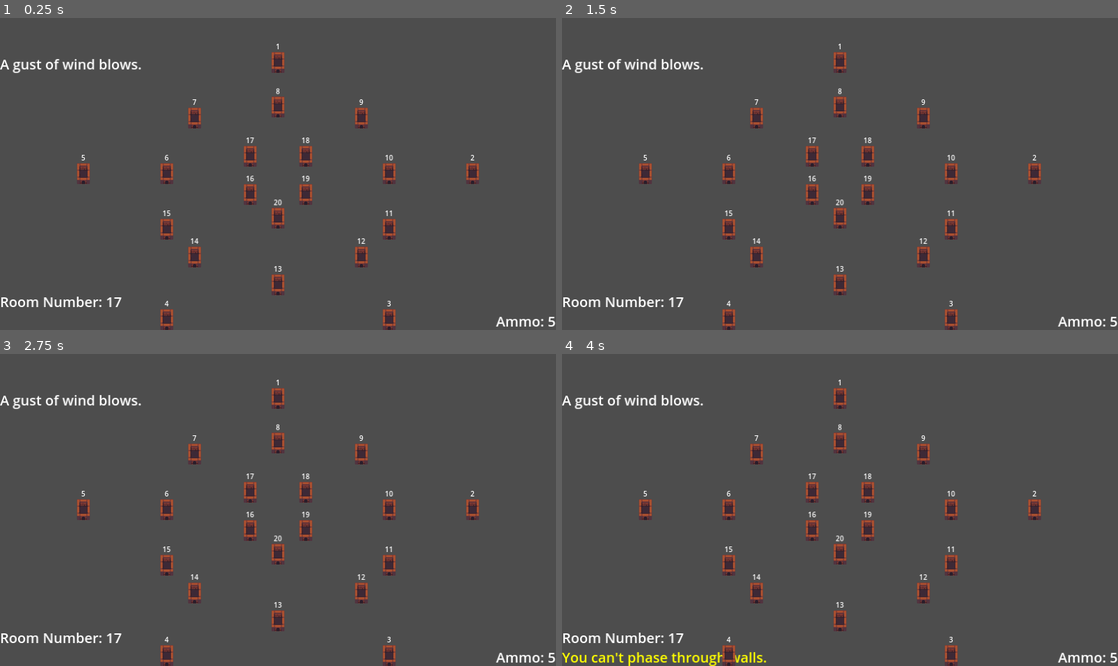
Above: before the commit, frames 1-4 (two rows, left to right).
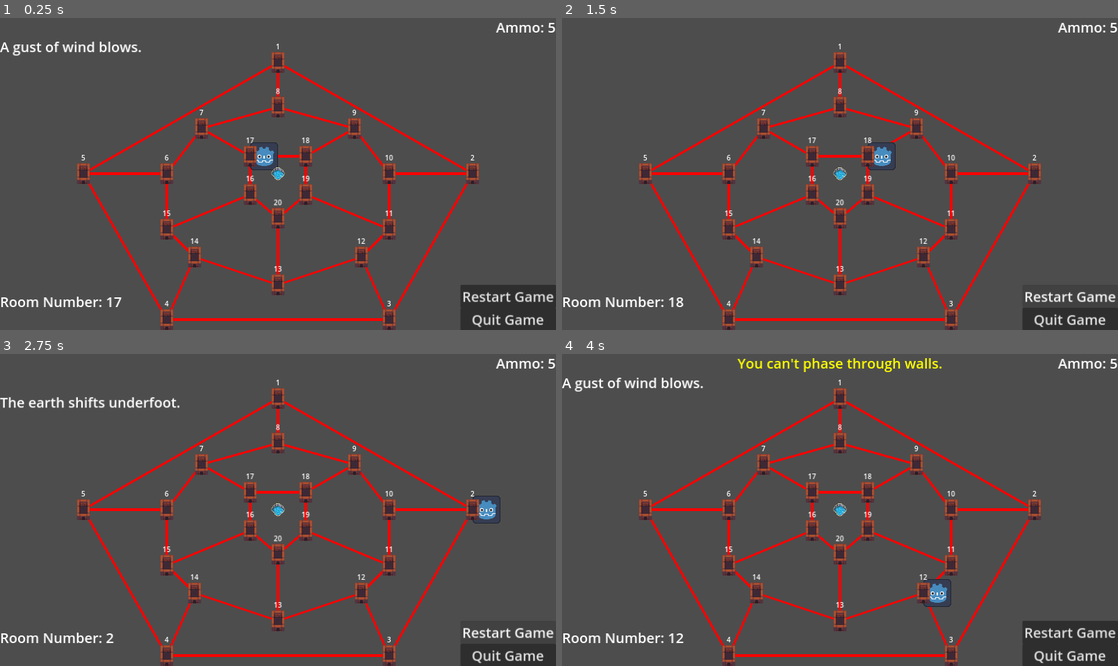
Above: after the commit, the same moments.

Repository: Jayb333/hunt_the_wumpus
Game: Godot game, scene res://scenes/main.tscn
Two runs of this game, one before a commit and one after it. Both use one fixed random seed, a clock stepped at 60 frames per second and the inputs below. Before the commit the project starts from res://node_2d.tscn.
Inputs (mouse positions are in pixels of both pictures, inside the frame that each line leads up to):
- Up to frame 1 (0.25 s): no input
- Up to frame 2 (1.5 s): click (1067, 295) at 0.5 s, where only the run after the commit has a clickable "Restart Game"; click (1067, 295) at 1.25 s, where only the run after the commit has a clickable "Restart Game"
- Up to frame 3 (2.75 s): click (505, 631) at 2 s, where only the run after the commit has a clickable "Restart Game"
- Up to frame 4 (4 s): tap Enter at 2.75 s; drag from (840, 397) to (1034, 510) at 2.77 s; tap Space at 3.5 s; drag from (1034, 510) to (840, 397) at 3.52 s

The runs differ from the first frame. In frame 1, 6.7% of the frame differs, in the area x 0-100%, y 1-100%; in frame 2, 5.5%; in frame 3, 5.8%; in frame 4, 7.8%.

Commit message:
June18
Implemented most gameplay features. Working on UI

Diff:
--- a/node_2d.tscn
+++ /dev/null
@@ -1,90 +0,0 @@
-[gd_scene load_steps=4 format=3 uid="uid://dn30f6csb8dwc"]
-
-[ext_resource type="Script" path="res://signal_manager.gd" id="1_wdrdv"]
-[ext_resource type="Script" path="res://gui.gd" id="2_kjgf2"]
-[ext_resource type="PackedScene" uid="uid://c8pbu6u2xofno" path="res://default_cave.tscn" id="3_0q4u0"]
-
-[node name="Main" type="Node2D"]
-script = ExtResource("1_wdrdv")
-
-[node name="GUI" type="Node2D" parent="."]
-script = ExtResource("2_kjgf2")
-
-[node name="NoThreatsLabel" type="Label" parent="GUI"]
-visible = false
-offset_left = -640.0
-offset_top = -360.0
-offset_right = 640.0
-offset_bottom = -315.0
-theme_override_font_sizes/font_size = 32
-text = "Hello threats!"
-
-[node name="WumpusThreatLabel" type="Label" parent="GUI"]
-offset_left = -640.0
-offset_top = -320.0
-offset_right = 640.0
-offset_bottom = -275.0
-theme_override_font_sizes/font_size = 32
-text = "Hello threats!"
-
-[node name="PitfallThreatLabel" type="Label" parent="GUI"]
-offset_left = -640.0
-offset_top = -275.0
-offset_right = 640.0
-offset_bottom = -230.0
-theme_override_font_sizes/font_size = 32
-text = "Hello threats!"
-
-[node name="SinkholeThreatLabel" type="Label" parent="GUI"]
-offset_left = -640.0
-offset_top = -230.0
-offset_right = 640.0
-offset_bottom = -185.0
-theme_override_font_sizes/font_size = 32
-text = "Hello threats!"
-
-[node name="RoomNumberLabel" type="Label" parent="GUI"]
-anchors_preset = 15
-anchor_right = 1.0
-anchor_bottom = 1.0
-offset_left = -640.0
-offset_top = 272.0
-offset_bottom = 317.0
-grow_horizontal = 2
-grow_vertical = 2
-theme_override_font_sizes/font_size = 32
-text = "Room No: X"
-vertical_alignment = 1
-
-[node name="IllegalActionLabel" type="Label" parent="GUI"]
-anchors_preset = 15
-anchor_right = 1.0
-anchor_bottom = 1.0
-offset_left = -640.0
-offset_top = 317.0
-offset_bottom = 362.0
-grow_horizontal = 2
-grow_vertical = 2
-theme_override_colors/font_color = Color(1, 1, 0, 1)
-theme_override_font_sizes/font_size = 32
-text = "Illegal Move"
-vertical_alignment = 1
-
-[node name="AmmoLabel" type="Label" parent="GUI"]
-anchors_preset = 15
-anchor_right = 1.0
-anchor_bottom = 1.0
-offset_top = 317.0
-offset_right = 640.0
-offset_bottom = 362.0
-grow_horizontal = 2
-grow_vertical = 2
-theme_override_font_sizes/font_size = 32
-text = "Ammo: X"
-horizontal_alignment = 2
-vertical_alignment = 1
-
-[node name="Camera2D" type="Camera2D" parent="."]
-
-[node name="GameManager" parent="." instance=ExtResource("3_0q4u0")]
-ricochet = 5
--- a/project.godot
+++ b/project.godot
@@ -11,19 +11,19 @@
 [application]
 
 config/name="Wumpus"
-run/main_scene="res://node_2d.tscn"
+run/main_scene="res://scenes/main.tscn"
 config/features=PackedStringArray("4.2", "Forward Plus")
-config/icon="res://icon.svg"
-
-[autoload]
-
-SignalManager="*res://signal_manager.gd"
+config/icon="res://sprites/player.svg"
 
 [display]
 
 window/size/viewport_width=1280
 window/size/viewport_height=720
 window/stretch/mode="canvas_items"
+
+[editor_plugins]
+
+enabled=PackedStringArray()
 
 [input]
 
--- a/default_cave.tscn
+++ b/scenes/default_cave.tscn
@@ -1,11 +1,8 @@
-[gd_scene load_steps=3 format=3 uid="uid://c8pbu6u2xofno"]
+[gd_scene load_steps=2 format=3 uid="uid://c8pbu6u2xofno"]
 
-[ext_resource type="Script" path="res://game_manager.gd" id="1_y0ma4"]
-[ext_resource type="PackedScene" uid="uid://cgnhksqp8gbgi" path="res://room_manager.tscn" id="2_cmrnn"]
+[ext_resource type="PackedScene" uid="uid://cgnhksqp8gbgi" path="res://scenes/room_manager.tscn" id="2_cmrnn"]
 
 [node name="DefaultCave" type="Node2D"]
-script = ExtResource("1_y0ma4")
-starting_ammo = 5
 
 [node name="RoomNumber" parent="." instance=ExtResource("2_cmrnn")]
 position = Vector2(0, -256)
@@ -32,7 +29,7 @@
 room_number = 6
 
 [node name="RoomNumber7" parent="." instance=ExtResource("2_cmrnn")]
-position = Vector2(-192, -128)
+position = Vector2(-176, -104)
 room_number = 7
 
 [node name="RoomNumber8" parent="." instance=ExtResource("2_cmrnn")]
@@ -40,7 +37,7 @@
 room_number = 8
 
 [node name="RoomNumber9" parent="." instance=ExtResource("2_cmrnn")]
-position = Vector2(192, -128)
+position = Vector2(176, -104)
 room_number = 9
 
 [node name="RoomNumber10" parent="." instance=ExtResource("2_cmrnn")]
--- /dev/null
+++ b/scenes/draw_manager.tscn
@@ -0,0 +1,17 @@
+[gd_scene load_steps=4 format=3 uid="uid://chot8jelglrsv"]
+
+[ext_resource type="Script" path="res://scripts/draw_manager.gd" id="1_3q2pe"]
+[ext_resource type="Texture2D" uid="uid://ddlf8wqfi0f3g" path="res://sprites/player.svg" id="2_dhefx"]
+[ext_resource type="Texture2D" uid="uid://bjqusu1rpgq3f" path="res://sprites/sinkhole_placeholder.png" id="3_umf08"]
+
+[node name="DrawManager" type="Node2D"]
+script = ExtResource("1_3q2pe")
+
+[node name="PlayerSprite" type="Sprite2D" parent="."]
+scale = Vector2(0.5, 0.5)
+texture = ExtResource("2_dhefx")
+offset = Vector2(64, 0)
+
+[node name="BulletSprite" type="Sprite2D" parent="."]
+z_index = 1
+texture = ExtResource("3_umf08")
--- /dev/null
+++ b/scenes/gui.tscn
@@ -0,0 +1,124 @@
+[gd_scene load_steps=2 format=3 uid="uid://dx1n4uo8iljmy"]
+
+[ext_resource type="Script" path="res://scripts/gui.gd" id="1_gm7dr"]
+
+[node name="GUI" type="Control"]
+layout_mode = 3
+anchors_preset = 0
+script = ExtResource("1_gm7dr")
+
+[node name="NoThreatsLabel" type="Label" parent="."]
+visible = false
+offset_left = -640.0
+offset_top = -360.0
+offset_right = 640.0
+offset_bottom = -315.0
+theme_override_font_sizes/font_size = 32
+text = "Hello threats!"
+
+[node name="WumpusThreatLabel" type="Label" parent="."]
+offset_left = -640.0
+offset_top = -360.0
+offset_right = 640.0
+offset_bottom = -315.0
+theme_override_font_sizes/font_size = 32
+text = "Hello threats!"
+
+[node name="PitfallThreatLabel" type="Label" parent="."]
+offset_left = -640.0
+offset_top = -315.0
+offset_right = 640.0
+offset_bottom = -270.0
+theme_override_font_sizes/font_size = 32
+text = "Hello threats!"
+
+[node name="SinkholeThreatLabel" type="Label" parent="."]
+offset_left = -640.0
+offset_top = -270.0
+offset_right = 640.0
+offset_bottom = -225.0
+theme_override_font_sizes/font_size = 32
+text = "Hello threats!"
+
+[node name="RoomNumberLabel" type="Label" parent="."]
+layout_mode = 1
+anchors_preset = 15
+anchor_right = 1.0
+anchor_bottom = 1.0
+offset_left = -640.0
+offset_top = 272.0
+offset_bottom = 317.0
+grow_horizontal = 2
+grow_vertical = 2
+theme_override_font_sizes/font_size = 32
+text = "Room No: X"
+vertical_alignment = 1
+
+[node name="IllegalActionLabel" type="Label" parent="."]
+layout_mode = 1
+anchors_preset = 8
+anchor_left = 0.5
+anchor_top = 0.5
+anchor_right = 0.5
+anchor_bottom = 0.5
+offset_left = -320.0
+offset_top = -360.0
+offset_right = 320.0
+offset_bottom = -315.0
+grow_horizontal = 2
+grow_vertical = 2
+theme_override_colors/font_color = Color(1, 1, 0, 1)
+theme_override_font_sizes/font_size = 32
+text = "Illegal Move"
+horizontal_alignment = 1
+vertical_alignment = 1
+
+[node name="AmmoLabel" type="Label" parent="."]
+layout_mode = 1
+anchors_preset = 1
+anchor_left = 1.0
+anchor_right = 1.0
+offset_left = 500.0
+offset_top = -360.0
+offset_right = 640.0
+offset_bottom = -315.0
+grow_horizontal = 0
+theme_override_font_sizes/font_size = 32
+text = "Ammo: X"
+horizontal_alignment = 2
+vertical_alignment = 1
+
+[node name="RestartButton" type="Button" parent="."]
+layout_mode = 1
+anchors_preset = 6
+anchor_left = 1.0
+anchor_top = 0.5
+anchor_right = 1.0
+anchor_bottom = 0.5
+offset_left = 420.0
+offset_top = 256.0
+offset_right = 640.0
+offset_bottom = 309.0
+grow_horizontal = 0
+grow_vertical = 2
+theme_override_font_sizes/font_size = 32
+text = "Restart Game"
+
+[node name="QuitButton" type="Button" parent="."]
+offset_left = 420.0
+offset_top = 309.0
+offset_right = 640.0
+offset_bottom = 362.0
+theme_override_font_sizes/font_size = 32
+text = "Quit Game"
+
+[node name="Camera2D" type="Camera2D" parent="."]
+enabled = false
+
+[node name="MarginContainer" type="MarginContainer" parent="."]
+custom_minimum_size = Vector2(512, 0)
+offset_right = 40.0
+offset_bottom = 40.0
+
+[connection signal="pressed" from="RestartButton" to="." method="_on_restart_button_pressed"]
+[connection signal="pressed" from="QuitButton" to="." method="_on_quit_button_pressed"]
--- /dev/null
+++ b/scenes/instructions_screen.tscn
@@ -0,0 +1,65 @@
+[gd_scene load_steps=2 format=3 uid="uid://dxo7c5a4ueeki"]
+
+[ext_resource type="Script" path="res://scripts/title_screen.gd" id="1_707ux"]
+
+[node name="TitleScreen" type="Control"]
+layout_mode = 3
+anchors_preset = 15
+anchor_right = 1.0
+anchor_bottom = 1.0
+grow_horizontal = 2
+grow_vertical = 2
+script = ExtResource("1_707ux")
+
+[node name="VBoxContainer" type="VBoxContainer" parent="."]
+layout_mode = 1
+anchors_preset = 7
+anchor_left = 0.5
+anchor_top = 1.0
+anchor_right = 0.5
+anchor_bottom = 1.0
+offset_left = -190.0
+offset_top = -53.0
+offset_right = 190.0
+grow_horizontal = 2
+grow_vertical = 0
+
+[node name="BackButton" type="Button" parent="VBoxContainer"]
+layout_mode = 2
+size_flags_vertical = 4
+theme_override_font_sizes/font_size = 32
+text = "Back"
+
+[node name="Label" type="Label" parent="."]
+layout_mode = 1
+anchors_preset = 5
+anchor_left = 0.5
+anchor_right = 0.5
+offset_left = -580.0
+offset_right = 580.0
+offset_bottom = 664.0
+grow_horizontal = 2
+theme_override_font_sizes/font_size = 18
+text = "The game is set in a cave that consists of a 20 room labyrinth. Each room is connected to 3 other rooms. The objective of the player is to find and kill the Wumpus that lurks in the cave.
+
+The player has 5 shells. If they run out of shells before killing the Wumpus, the player loses the game.
+
+In the cave are: one Wumpus, two sinkholes, and two pitfalls.
+
+If the player enters a room with the Wumpus, they are eaten and the game is lost.
+
+If the player enters a room with a pitfall, they fall in and the game is lost.
+
+If the player enters a room with a sinkhole, the sinkhole deposits them into a random room.
+
+Each turn the player can either walk into an adjacent room or shoot into an adjacent room.
+
+Whenever the player enters a room, these \"sense\" threats in adjoining rooms. The messages are:
+
+Nearby Wumpus: \"A terrible presence is near.\"
+Nearby sinkhole: \"The earth shifts underfoot.\"
+Nearby pitfall: \"A gust of wind blows.\"
+When the player shoots, they win the game if they shoot into the room with the Wumpus. A missed shot will ricochet into four random rooms until it hits the player (game over), a pitfall (the shot is lost), or the Wumpus (the game is won). If the player fails to hit anything the Wumpus has a 75% of chance of waking up and moving into an adjacent room."
+autowrap_mode = 3
+
+[connection signal="pressed" from="VBoxContainer/BackButton" to="." method="_on_back_button_pressed"]
--- /dev/null
+++ b/scenes/main.tscn
@@ -0,0 +1,19 @@
+[gd_scene load_steps=5 format=3 uid="uid://dn30f6csb8dwc"]
+
+[ext_resource type="PackedScene" uid="uid://dx1n4uo8iljmy" path="res://scenes/gui.tscn" id="1_v7xo3"]
+[ext_resource type="PackedScene" uid="uid://c8pbu6u2xofno" path="res://scenes/default_cave.tscn" id="2_v8ken"]
+[ext_resource type="Script" path="res://scripts/game_manager.gd" id="3_yn1n5"]
+[ext_resource type="PackedScene" uid="uid://chot8jelglrsv" path="res://scenes/draw_manager.tscn" id="4_c8x4s"]
+
+[node name="Main" type="Node2D"]
+
+[node name="GUI" parent="." instance=ExtResource("1_v7xo3")]
+
+[node name="DrawManager" parent="." instance=ExtResource("4_c8x4s")]
+
+[node name="GameManager" parent="." instance=ExtResource("2_v8ken")]
+script = ExtResource("3_yn1n5")
+starting_ammo = 5
+ricochet = 4
+
+[node name="Camera2D" type="Camera2D" parent="."]
--- a/room_manager.tscn
+++ b/scenes/room_manager.tscn
@@ -1,15 +1,15 @@
 [gd_scene load_steps=5 format=3 uid="uid://cgnhksqp8gbgi"]
 
-[ext_resource type="Texture2D" uid="uid://dmq321pop4qyh" path="res://room_placeholder.png" id="1_cctlp"]
-[ext_resource type="Script" path="res://room_information.gd" id="2_re4ua"]
-[ext_resource type="Script" path="res://click_room.gd" id="3_msa05"]
+[ext_resource type="Texture2D" uid="uid://dmq321pop4qyh" path="res://sprites/room_placeholder.png" id="1_rl8nt"]
+[ext_resource type="Script" path="res://scripts/room_clicked.gd" id="2_re4ua"]
+[ext_resource type="Script" path="res://scripts/click_room.gd" id="3_msa05"]
 
 [sub_resource type="RectangleShape2D" id="RectangleShape2D_unubd"]
 size = Vector2(32, 48)
 
 [node name="RoomManager" type="Sprite2D" groups=["rooms"]]
 position = Vector2(0, -320)
-texture = ExtResource("1_cctlp")
+texture = ExtResource("1_rl8nt")
 script = ExtResource("2_re4ua")
 
 [node name="Area2D" type="Area2D" parent="."]
--- /dev/null
+++ b/scenes/title_screen.tscn
@@ -0,0 +1,58 @@
+[gd_scene load_steps=2 format=3 uid="uid://rc1mvsfsvds3"]
+
+[ext_resource type="Script" path="res://scripts/title_screen.gd" id="1_707ux"]
+
+[node name="TitleScreen" type="Control"]
+layout_mode = 3
+anchors_preset = 15
+anchor_right = 1.0
+anchor_bottom = 1.0
+grow_horizontal = 2
+grow_vertical = 2
+script = ExtResource("1_707ux")
+
+[node name="VBoxContainer" type="VBoxContainer" parent="."]
+layout_mode = 1
+anchors_preset = 7
+anchor_left = 0.5
+anchor_top = 1.0
+anchor_right = 0.5
+anchor_bottom = 1.0
+offset_left = -190.0
+offset_top = -424.0
+offset_right = 190.0
+offset_bottom = -96.0
+grow_horizontal = 2
+grow_vertical = 0
+theme_override_constants/separation = 20
+
+[node name="NewGameButton" type="Button" parent="VBoxContainer"]
+layout_mode = 2
+theme_override_font_sizes/font_size = 64
+text = "New Game"
+
+[node name="InstructionsButton" type="Button" parent="VBoxContainer"]
+layout_mode = 2
+theme_override_font_sizes/font_size = 64
+text = "Instructions"
+
+[node name="QuitButton" type="Button" parent="VBoxContainer"]
+layout_mode = 2
+theme_override_font_sizes/font_size = 64
+text = "Quit Game"
+
+[node name="Label" type="Label" parent="."]
+layout_mode = 1
+anchors_preset = 5
+anchor_left = 0.5
+anchor_right = 0.5
+offset_left = -563.0
+offset_right = 563.0
+offset_bottom = 175.0
+grow_horizontal = 2
+theme_override_font_sizes/font_size = 128
+text = "Hunt the Wumpus"
+
+[connection signal="pressed" from="VBoxContainer/NewGameButton" to="." method="_on_new_game_button_pressed"]
+[connection signal="pressed" from="VBoxContainer/InstructionsButton" to="." method="_on_instructions_button_pressed"]
+[connection signal="pressed" from="VBoxContainer/QuitButton" to="." method="_on_quit_button_pressed"]
--- /dev/null
+++ b/scenes/wumpus_game_over.tscn
@@ -0,0 +1,16 @@
+[gd_scene format=3 uid="uid://1by5sq3ofxw4"]
+
+[node name="WumpusGameOver" type="Control"]
+layout_mode = 3
+anchors_preset = 15
+anchor_right = 1.0
+anchor_bottom = 1.0
+grow_horizontal = 2
+grow_vertical = 2
+
+[node name="Label" type="Label" parent="."]
+layout_mode = 0
+offset_right = 40.0
+offset_bottom = 23.0
+theme_override_font_sizes/font_size = 64
+text = "Food for the Wumpus."
--- /dev/null
+++ b/scripts/draw_manager.gd
@@ -0,0 +1,39 @@
+extends Node2D
+
+var rooms_dictionary : Dictionary
+var room_location : Array
+var room_number : Array
+var room_index : Dictionary
+
+func _ready():
+	var room_nodes = get_tree().get_nodes_in_group("rooms")
+	room_location.append(self.position)
+	for i in room_nodes:
+		room_location.append(i.position)
+	$"../GameManager".updated_player.connect(update_player)
+	$"../GameManager".updated_shot.connect(update_shot)
+
+func recieve_dict(rooms):
+	rooms_dictionary = rooms
+	pass
+
+func _draw():
+	var exit_pair : Array
+	#loop through all available rooms
+	for i in rooms_dictionary:
+		#For each room(i), loop through exits
+		exit_pair.clear()
+		for j in rooms_dictionary.get(i):
+			exit_pair.append(room_location[j])
+			draw_line(room_location[i],room_location[j], Color.RED, 5.0)
+
+func update_player(player_pos):
+	var transform : Vector2
+	transform = room_location[player_pos]
+	$PlayerSprite.position = transform
+
+func update_shot(room_number):
+	var transform : Vector2
+	print(room_location[room_number])
+	transform = room_location[room_number]
+	$BulletSprite.position = transform
--- a/game_manager.gd
+++ b/scripts/game_manager.gd
@@ -23,18 +23,21 @@
 signal invalid_room(warning)
 signal updated_ammo(current_ammo)
 signal cleared_threats()
-
+signal updated_player(player_pos)
+signal updated_ricochet_room(random_ricochet_room)
+signal updated_shot(room_number)
 func _init():
 	populate_cave()
 
 
 func _ready():
+	$"../DrawManager".recieve_dict(rooms)
+	$"../DrawManager".update_player(player_pos)
 	check_for_threats()
 	current_ammo = starting_ammo
 	print(threat_rooms)
 	updated_room_number.emit(player_pos)
 	updated_ammo.emit(current_ammo)
-	print(current_ammo)
 	var rooms: Array[Node] = get_tree().get_nodes_in_group("rooms")
 	for room in rooms:
 		room.checked_room_number.connect(_check_valid_room)
@@ -65,7 +68,10 @@
 	#Finally place the player in a random safe room
 	safe_rooms.shuffle()
 	player_pos = safe_rooms[0]
+	move(player_pos)
 	print("The player is in room " + str(player_pos))
+
+
 
 func _check_valid_room(room_number, check_input):
 	#check player input
@@ -96,6 +102,8 @@
 	var random_ricochet_target = rooms.get(room_number)
 	current_ammo -= 1
 	updated_ammo.emit(current_ammo)
+	updated_shot.emit(room_number)
+	await get_tree().create_timer(2).timeout
 	#for loop iterates up to ricochet value, default 5
 	for ricochet_count in ricochet:
 		#Check if room number has a threat
@@ -108,26 +116,31 @@
 				print("Wumpus slain!")
 				win_the_game()
 				break
-			"pitfall":
-				print("Your shot is lost.")
-				break
 			_:
-				print("Your bullet ricochets off room " + str(room_number))
+				random_ricochet_target = rooms.get(room_number)
 				random_ricochet_target.shuffle()
 				room_number = random_ricochet_target[0]
-				random_ricochet_target = rooms.get(room_number)
-	wumpus_wakes()
+				updated_ricochet_room.emit(random_ricochet_target)
+				updated_shot.emit(room_number)
+				await get_tree().create_timer(2).timeout
+	if current_ammo <= 0:
+		dead("defenseless")
+	else:
+		wumpus_wakes()
 
 func move(room_number):
 	player_pos = room_number
 	#print("You moved to :" + str(player_pos))
 	updated_room_number.emit(player_pos)
 	check_for_threats()
+	updated_player.emit(player_pos)
+	#update_player.emit(player_pos)
 
 func _cleared_threats():
 	cleared_threats.emit()
 
 func check_for_threats():
+
 	_cleared_threats()
 	print("Print threat rooms key " + str(threat_rooms.get(player_pos)))
 	match threat_rooms.get(player_pos):
@@ -149,6 +162,9 @@
 				checked_threats.emit(str(j))
 
 func dead(killed_by):
+	match killed_by:
+		"wumpus":
+			get_tree().change_scene_to_file("res://scenes/wumpus_game_over.tscn")
 	pass
 
 func wumpus_wakes():
--- a/gui.gd
+++ b/scripts/gui.gd
@@ -1,4 +1,4 @@
-extends Node2D
+extends Control
 
 @onready var illegal_action_label = $IllegalActionLabel
 #@onready var no_threats_label = $NoThreatsLabel
@@ -16,14 +16,14 @@
 	game_manager.checked_threats.connect(_update_threats_label)
 	game_manager.updated_ammo.connect(_update_ammo)
 	game_manager.cleared_threats.connect(_clear_threats_label)
+	game_manager.updated_ricochet_room.connect(_ricochet_message)
 	illegal_action_label.text = ""
 	_clear_threats_label()
 
 	pass
 
-# Called every frame. 'delta' is the elapsed time since the previous frame.
-func _process(delta):
-	pass
+func _ricochet_message(random_ricochet_target):
+	illegal_action_label.text = "Bullet ricocheted into room " + str(random_ricochet_target[0])
 
 func _clear_threats_label():
 	#no_threats_label.text = ""
@@ -67,3 +67,9 @@
 
 func _update_ammo(current_ammo):
 	ammo_label.text = "Ammo: " + str(current_ammo)
+
+func _on_restart_button_pressed():
+	get_tree().change_scene_to_file("res://scenes/main.tscn")
+
+func _on_quit_button_pressed():
+	get_tree().quit()
--- /dev/null
+++ b/scripts/title_screen.gd
@@ -0,0 +1,15 @@
+extends Control
+
+
+
+func _on_new_game_button_pressed():
+	get_tree().change_scene_to_file("res://scenes/main.tscn")
+
+func _on_quit_button_pressed():
+	get_tree().quit()
+
+func _on_back_button_pressed():
+	get_tree().change_scene_to_file("res://scenes/title_screen.tscn")
+
+func _on_instructions_button_pressed():
+	get_tree().change_scene_to_file("res://scenes/instructions_screen.tscn")
--- a/signal_manager.gd
+++ /dev/null
@@ -1,3 +0,0 @@
-extends Node2D
-
-signal checked_room_number(room_number)
Renamed: click_room.gd -> scripts/click_room.gd
Renamed: room_information.gd -> scripts/room_clicked.gd
Renamed: pitfall_placeholder.png -> sprites/pitfall_placeholder.png
Not shown, changed: sprites/pitfall_placeholder.png.import
Renamed: icon.svg -> sprites/player.svg
Not shown, changed: sprites/player.svg.import
Renamed: room_placeholder.png -> sprites/room_placeholder.png
Not shown, changed: sprites/room_placeholder.png.import
Renamed: sinkhole_placeholder.png -> sprites/sinkhole_placeholder.png
Not shown, changed: sprites/sinkhole_placeholder.png.import
Renamed: wumpus_placeholder.png -> sprites/wumpus_placeholder.png
Not shown, changed: sprites/wumpus_placeholder.png.import
